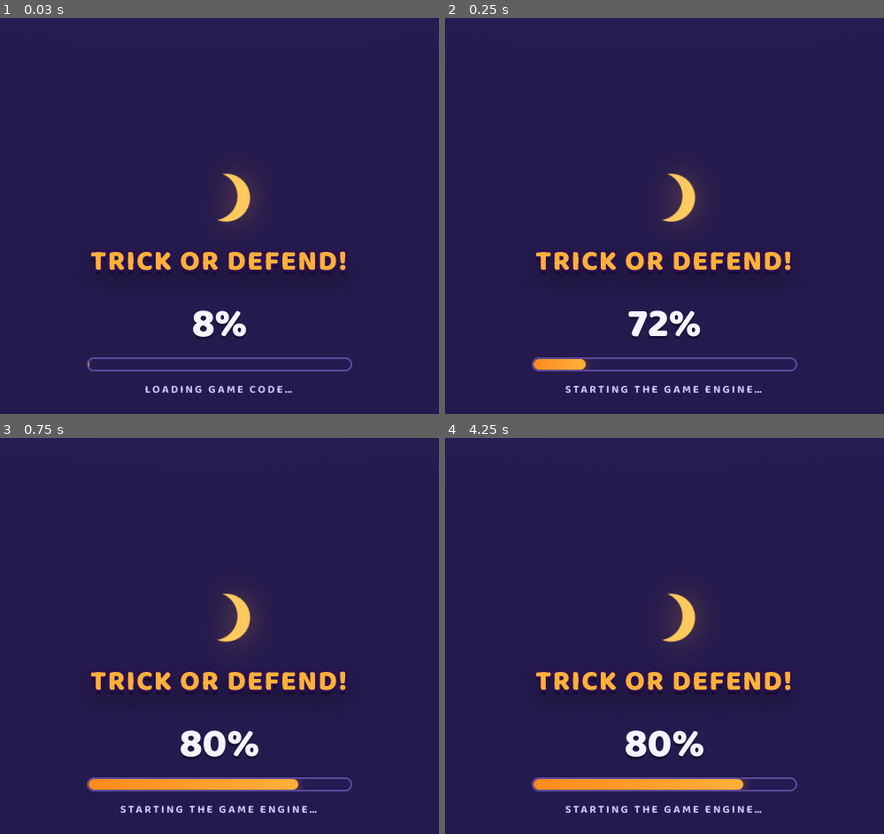
Above: before the commit, frames 1-4 (two rows, left to right).
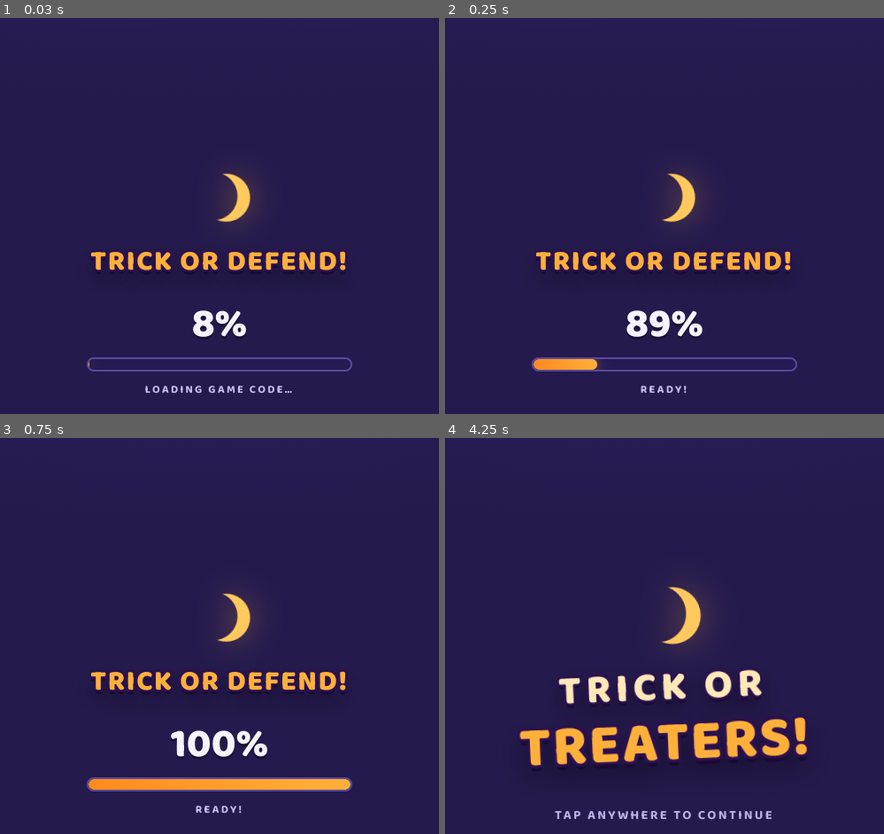
Above: after the commit, the same moments.

Repository: Sisyphe2620/Halloween-tower-defense
Game: browser game, page index.html
Same seed, same stepped clock (60 frames per second), same inputs: the game is played once before the commit and once after it.
Inputs (mouse positions are in pixels of both pictures, inside the frame that each line leads up to):
- Up to frame 1 (0.03 s): no input
- Up to frame 2 (0.25 s): no input
- Up to frame 3 (0.75 s): click (219, 810) at 0.27 s
- Up to frame 4 (4.25 s): hold Down 1.03-1.3 s; hold Up 1.35-1.65 s; hold Up 1.7-1.93 s; hold Down 1.98-2.32 s; hold Down 2.37-2.63 s; hold Up 2.68-2.98 s; hold Up 3.03-3.27 s; hold Down 3.32-3.65 s; hold Down 3.7-3.97 s; hold Up from 4.02 s (still down)

Frame 1 is identical in both runs. In frame 2, 1.1% of the frame differs, in the area x 27-73%, y 73-95%; in frame 3, 1.8%; in frame 4, 10%, in the area x 16-83%, y 37-97%.
Error before the commit: TypeError: Cannot read properties of null (reading 'addEventListener')

Commit message:
Upload tower defense standalone: index.html

Diff:
--- a/index.html
+++ b/index.html
@@ -619,6 +619,8 @@
         text-shadow: 0 1px 2px rgba(0, 0, 0, .6);
       }
       .choice-close { margin-top: 10px; }
+      /* fuse popup: same floating panel as the picker, two stacked buttons */
+      #fuseChoice .btn { display: block; margin: 10px auto 0; min-width: 200px; text-align: center; }
       /* ---------- mode choice popup (the first thing the player
          sees, after the loading screen — the start page is retired):
          the supplied poster art (assets/mode-select.webp) IS the
@@ -2178,6 +2180,12 @@
           <div class="choice-grid" id="choiceGrid"></div>
           <button class="btn choice-close" id="btnChoiceClose" type="button" style="display:none">Later</button>
         </div>
+        <div class="choice" id="fuseChoice" aria-hidden="true">
+          <div class="choice-t">FUSE SUPER?</div>
+          <div class="choice-sub" id="fuseSub">Fuse two Lv3 towers into one SUPER tower!</div>
+          <button class="btn primary" id="btnFuseDo" type="button">融合 SUPER</button>
+          <button class="btn choice-close" id="btnFuseCancel" type="button">Later</button>
+        </div>
         <div class="battlereport" id="battleReport" aria-hidden="true" role="dialog" aria-label="Defeat report">
           <div class="br-card">
             <img class="br-art" src="assets/defeat-report.webp" width="1086" height="1448" decoding="async" alt="" />
